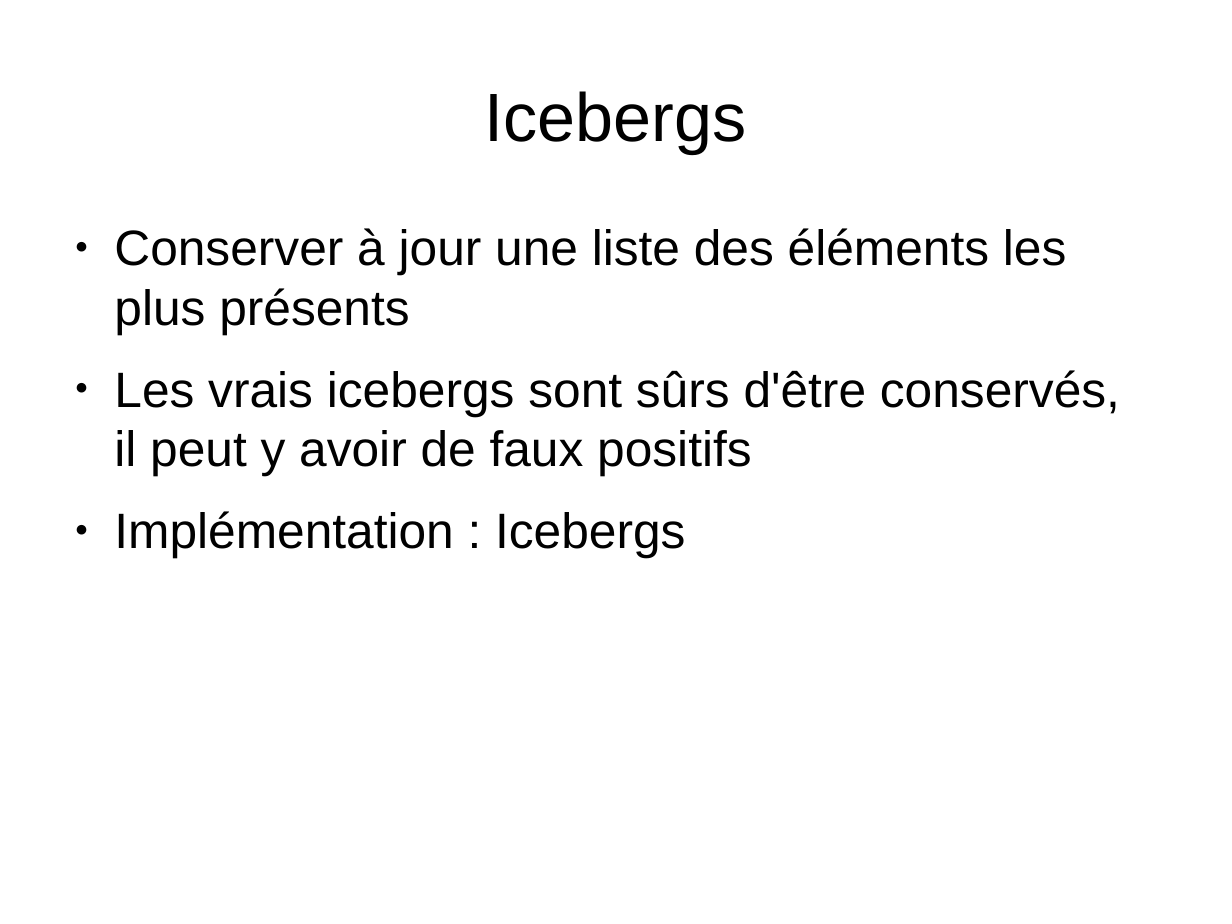
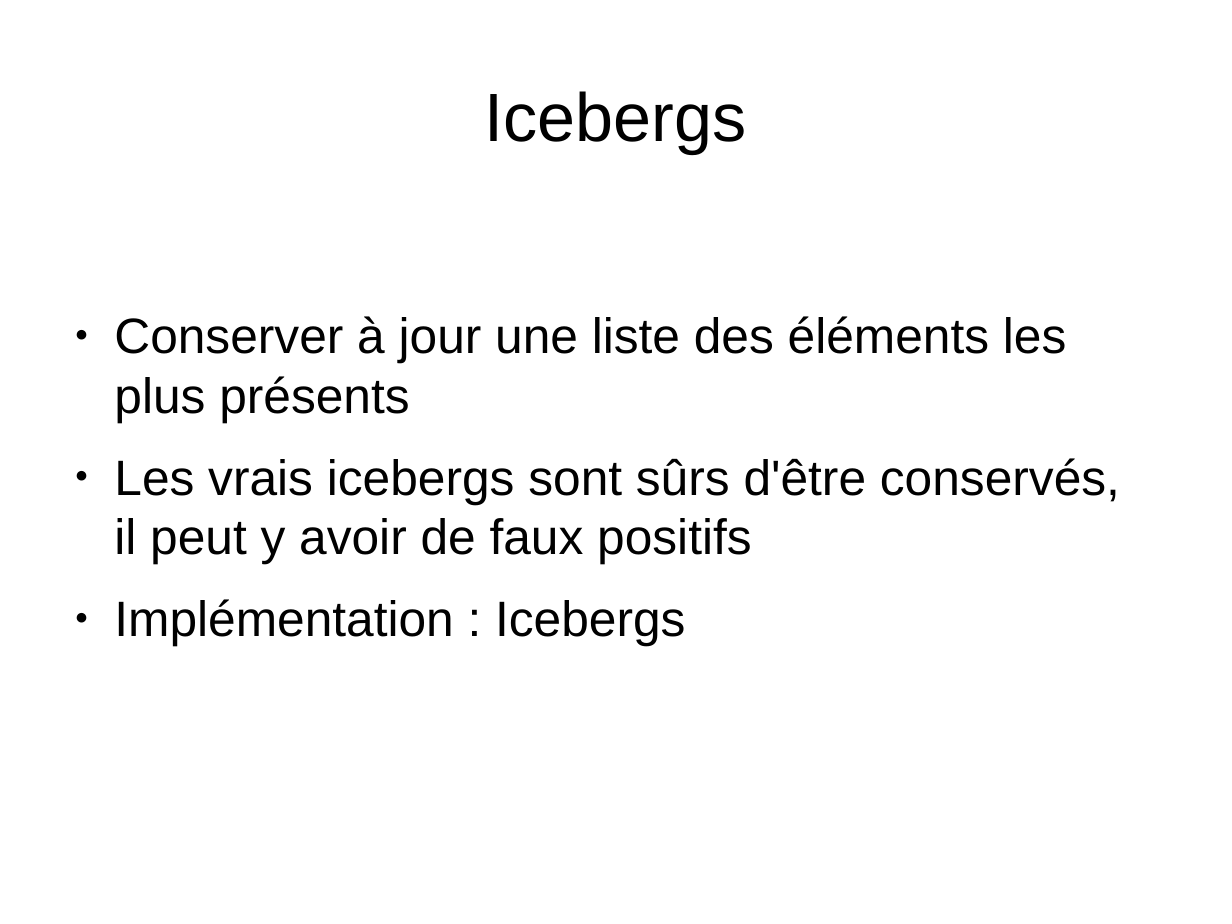
Before and after one commit to tal-chan/projet_inf431, a slide deck: slide 12 of Soutenance.odp. Drawn at 1232x924 pixels with LibreOffice and Linux fonts; fonts in the diff are those of the drawing. Boxes give left, top, right and bottom in pixels: in the first picture for what was removed or moved away, otherwise in the second. Text is boxed around its words. In the diff, an @@ line names an element or a change of style, - is before the commit and + after.

```diff
--- a/Soutenance.odp
+++ b/Soutenance.odp
@@ text "Conserver à jour une liste ...": place and size @@
-text "Conserver à jour une liste ..." at [114, 228, 1120, 557]
+text "Conserver à jour une liste ..." at [114, 316, 1120, 645]
```
Also in this commit, not shown: 6 other slides changed.
